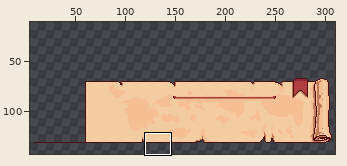
One commit to this pixel-art file: Assets/AsepriteFiles/dialoguescroll.aseprite. Above, an overview of the earlier version with the close-up marked.
Close-up. Before the commit:
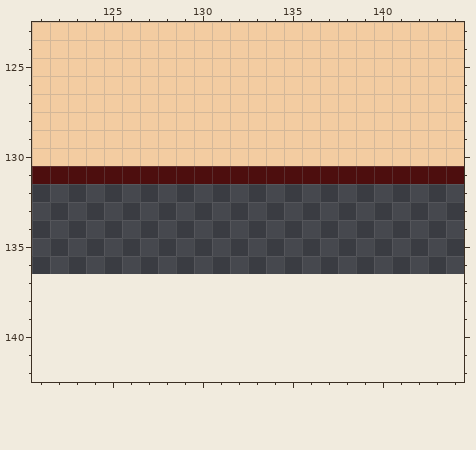
310x74 pixels, 1 frame. Shown: x 121..144, y 123..142. The old version is drawn lined up with the new one, on the new canvas. The wide view leaves out empty margins. The commit also changed other parts of the picture, which this record leaves out.
Once edited:
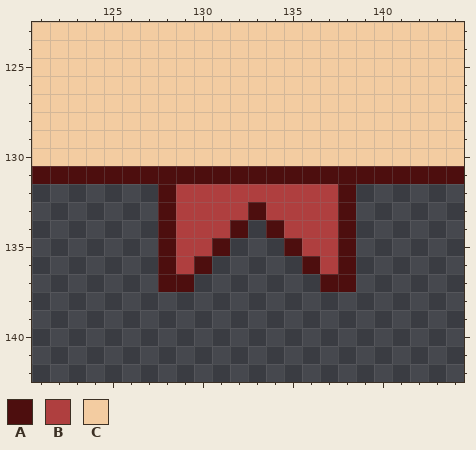
Palette (. is transparent): A #4d0e0e  B #af3f3f  C #f3cca1
Change:
{"change": "canvas 310x74 -> 310x181, the old top-left corner now at 0,63"}
{"y":132,"x":128,"old":"...........","new":"ABBBBBBBBBA"}
{"y":133,"x":128,"old":"...........","new":"ABBBBABBBBA"}
{"y":134,"x":128,"old":".....","new":"ABBBA"}
{"y":134,"x":134,"old":".....","new":"ABBBA"}
{"y":135,"x":128,"old":"....","new":"ABBA"}
{"y":135,"x":135,"old":"....","new":"ABBA"}
{"y":136,"x":128,"old":"...","new":"ABA"}
{"y":136,"x":136,"old":"...","new":"ABA"}
{"y":137,"x":128,"old":"..","new":"AA"}
{"y":137,"x":137,"old":"..","new":"AA"}
